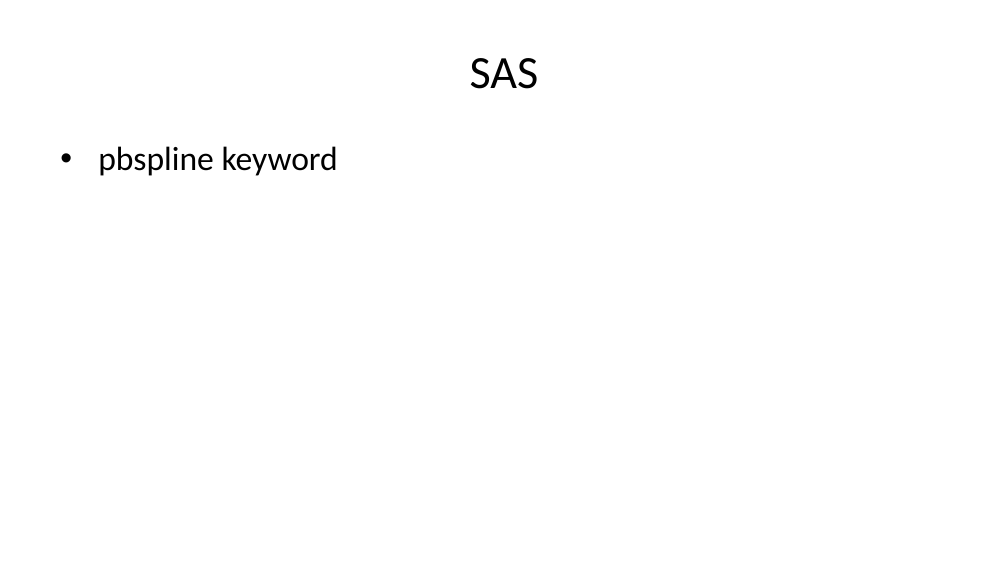
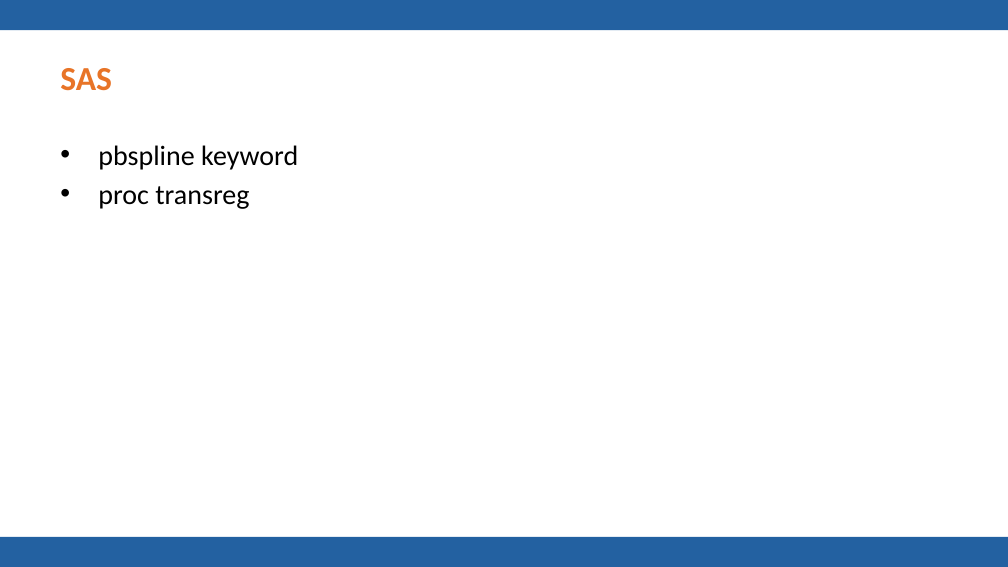
Before and after one commit to pmean/talks, a slide deck: slide 92 of splines/results/splines-slides-and-speaker-notes.pptx (slide 101 before the commit). Drawn at 1008x567 pixels with LibreOffice and Linux fonts; fonts in the diff are those of the drawing; background and template pictures are left out. Boxes give left, top, right and bottom in pixels: in the first picture for what was removed or moved away, otherwise in the second. Text is boxed around its words. In the diff, an @@ line names an element or a change of style, - is before the commit and + after.

```diff
--- a/splines/results/splines-slides-and-speaker-notes.pptx
+++ b/splines/results/splines-slides-and-speaker-notes.pptx
@@ rectangle added at <box>0,0,1008,30</box>, fill #2361A1 @@
@@ title "SAS" at <box>60,68,112,91</box>: size 33 to 24 pt, text colour #000000 to #E87427, bold on; alignment centre to left @@
@@ text at <box>98,145,298,170</box>: size 24 to 20 pt in "pbspline keyword" @@
@@ text at <box>98,186,249,209</box>: paragraph added @@
+• proc transreg
@@ rectangle added at <box>0,537,1008,567</box>, fill #2361A1 @@
```
Also in this commit, not shown: 71 other slides changed, 22 slides added, 32 slides removed, 9 other files.
